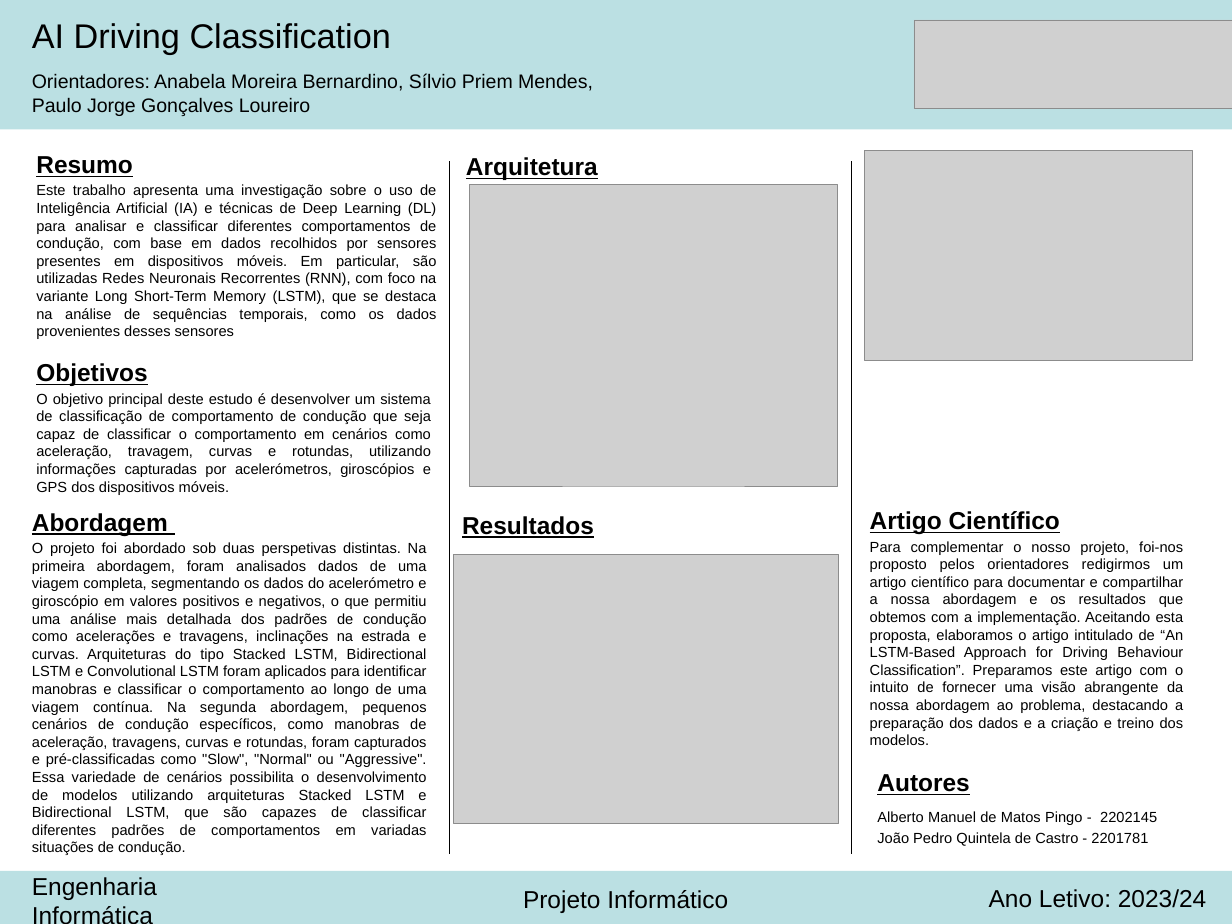
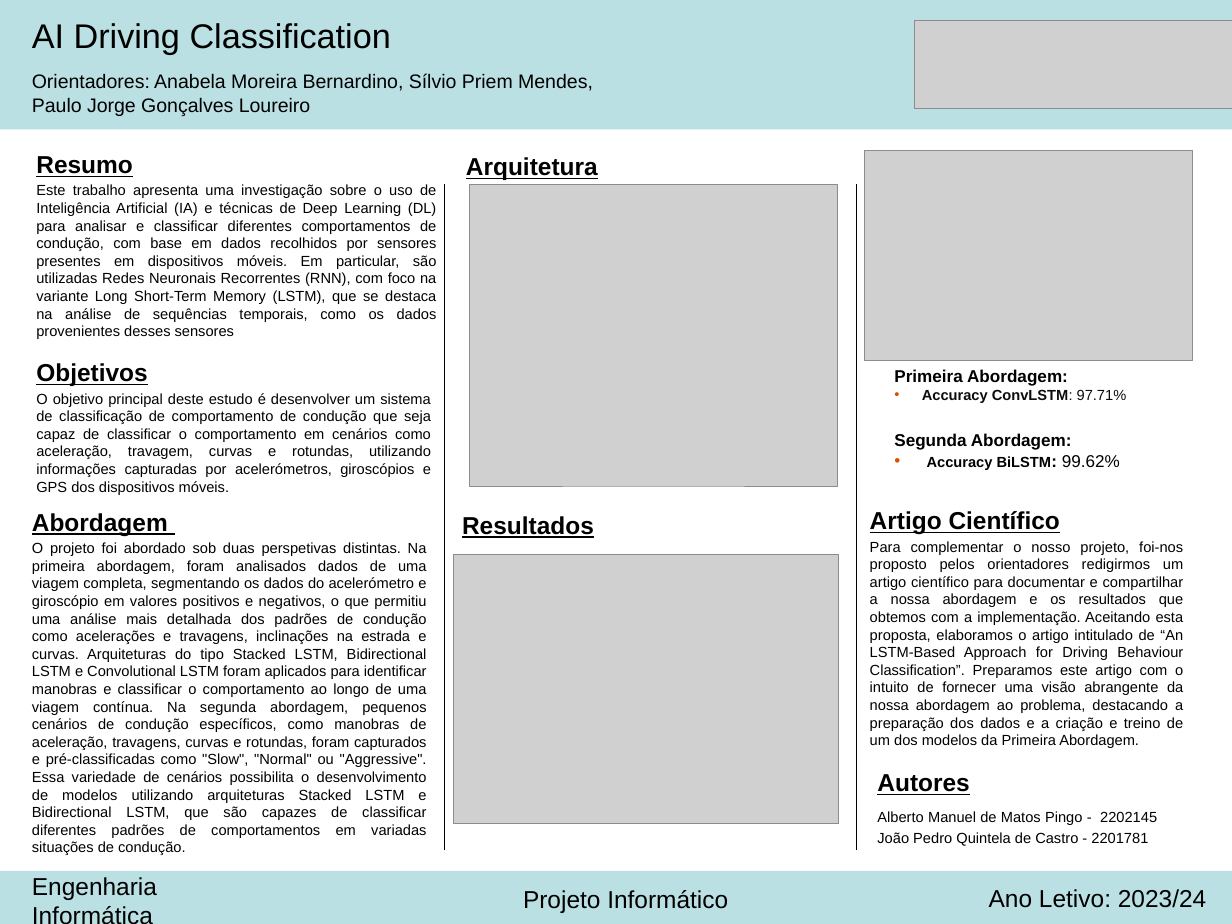
Before and after one commit to albertopingo/AI-driving-classification_FinalProject_CEng, a slide deck: slide 1 of publications/Proj Inf_EI_Poster_A3.pptx. Drawn at 1232x924 pixels with LibreOffice and Linux fonts; fonts in the diff are those of the drawing; grey boxes stand for pictures; background and template pictures are left out. Boxes give left, top, right and bottom in pixels: in the first picture for what was removed or moved away, otherwise in the second. Text is boxed around its words. In the diff, an @@ line names an element or a change of style, - is before the commit and + after.

```diff
--- a/publications/Proj Inf_EI_Poster_A3.pptx
+++ b/publications/Proj Inf_EI_Poster_A3.pptx
@@ line moved from (450, 161) - (450, 854) to (444, 184) - (444, 850) @@
@@ line moved from (851, 161) - (851, 854) to (856, 184) - (856, 850) @@
@@ text added at [894,369,1127,403], 12 pt, text #0D0D0D, bold @@
+Primeira Abordagem:
+• Accuracy ConvLSTM: 97.71%
@@ text added at [894,433,1120,470], 14 pt, text #000000, bold @@
+Segunda Abordagem:
+• Accuracy BiLSTM: 99.62%
@@ text at [870,541,1184,748]: text changed @@
-Para complementar o nosso projeto, foi-nos proposto pelos orientadores redigirmos um artigo científico para documentar e compartilhar a nossa abordagem e os resultados que obtemos com a implementação. Aceitando esta proposta, elaboramos o artigo intitulado de “An LSTM-Based Approach for Driving Behaviour Classification”. Preparamos este artigo com o intuito de fornecer uma visão abrangente da nossa abordagem ao problema, destacando a preparação dos dados e a criação e treino dos modelos.
+Para complementar o nosso projeto, foi-nos proposto pelos orientadores redigirmos um artigo científico para documentar e compartilhar a nossa abordagem e os resultados que obtemos com a implementação. Aceitando esta proposta, elaboramos o artigo intitulado de “An LSTM-Based Approach for Driving Behaviour Classification”. Preparamos este artigo com o intuito de fornecer uma visão abrangente da nossa abordagem ao problema, destacando a preparação dos dados e a criação e treino de um dos modelos da Primeira Abordagem.
```
Also in this commit, not shown: 1 other file.
